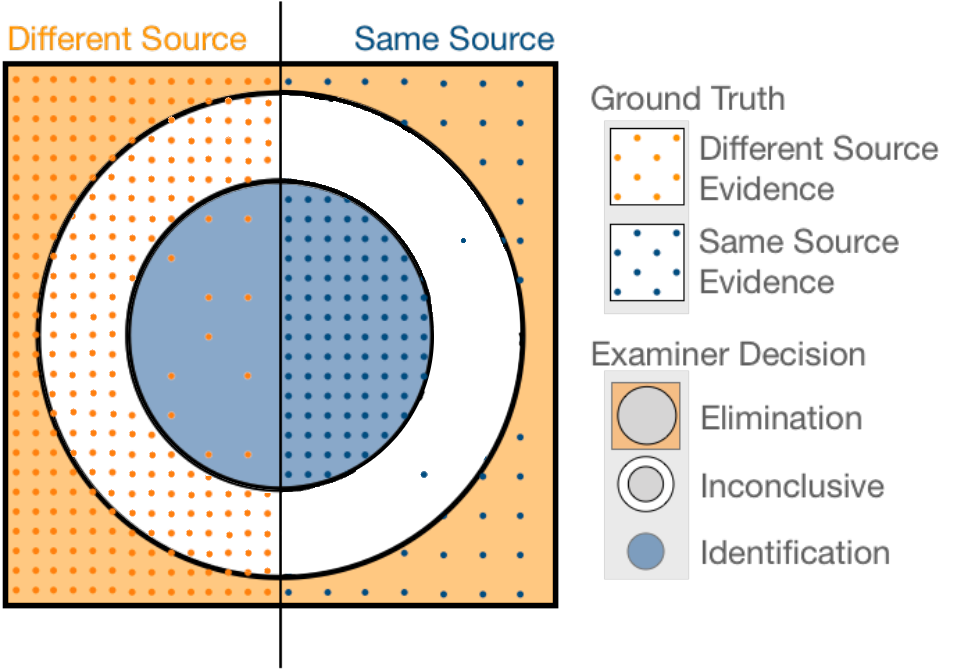
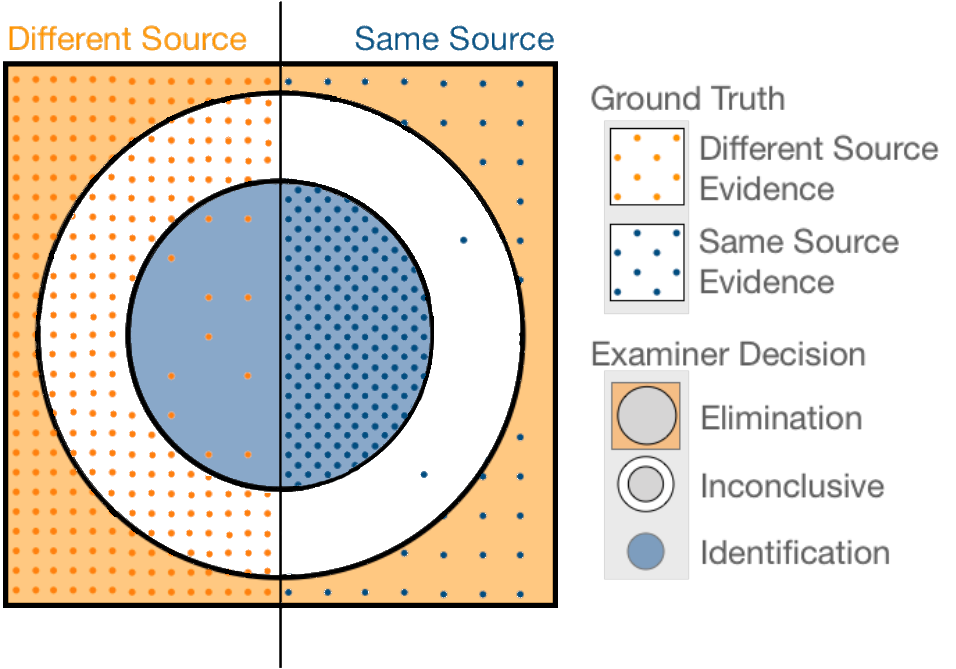
Comparing the layer stacks of the two 956×669 images. Changes:
added layer "Black outline" above "Extra SS Identification" over <box>3,1,558,668</box>
added layer "Extra SS Identification" above "Extra DS Inconclusive" over <box>282,87,430,487</box>
renamed "Pasted Layer #2" to "Extra DS Inconclusive", painted on it over <box>6,22,559,605</box>
renamed "Pasted Layer copy" to "Dots - Inconclusives", moved it above "Blue Circle", painted on it over <box>38,90,520,574</box>
removed layer "Pasted Layer" over <box>38,90,520,574</box>
renamed "Pasted Layer #1" to "Blue Circle", painted on it over <box>128,184,434,490</box>
moved "shape-overview.pdf" above "Key", painted on it over <box>2,1,559,669</box>
